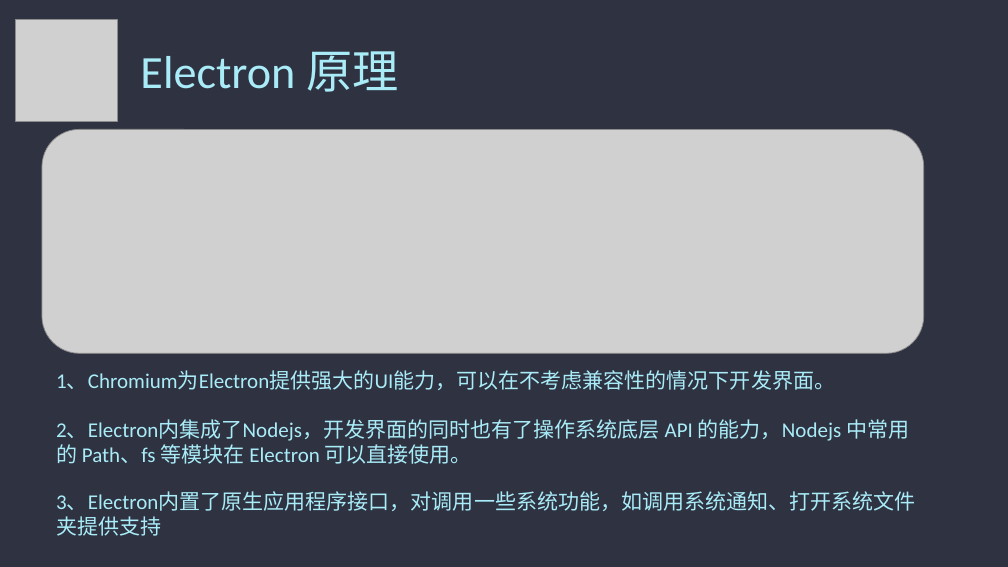
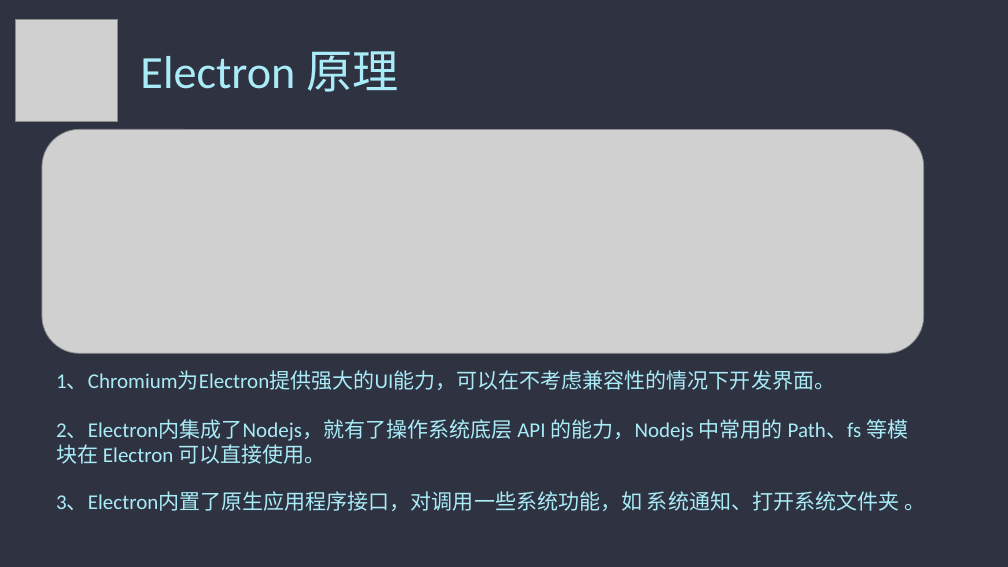
Before and after one commit to admiral20/electron-quick-start, a slide deck: slide 5 of ppt/electron.pptx. Drawn at 1008x567 pixels with LibreOffice and Linux fonts; fonts in the diff are those of the drawing; grey boxes stand for pictures. Boxes give left, top, right and bottom in pixels: in the first picture for what was removed or moved away, otherwise in the second. Text is boxed around its words. In the diff, an @@ line names an element or a change of style, - is before the commit and + after.

```diff
--- a/ppt/electron.pptx
+++ b/ppt/electron.pptx
@@ text at bbox=[56, 419, 908, 464]: text changed @@
-2、Electron内集成了Nodejs，开发界面的同时也有了操作系统底层 API 的能力，Nodejs 中常用的 Path、fs 等模块在 Electron 可以直接使用。
+2、Electron内集成了Nodejs，就有了操作系统底层 API 的能力，Nodejs 中常用的 Path、fs 等模块在 Electron 可以直接使用。
@@ text at bbox=[56, 491, 925, 511]: text changed @@
-3、Electron内置了原生应用程序接口，对调用一些系统功能，如调用系统通知、打开系统文件夹提供支持
+3、Electron内置了原生应用程序接口，对调用一些系统功能，如 系统通知、打开系统文件夹 。
```
Also in this commit, not shown: 10 other slides changed, 1 other file.
